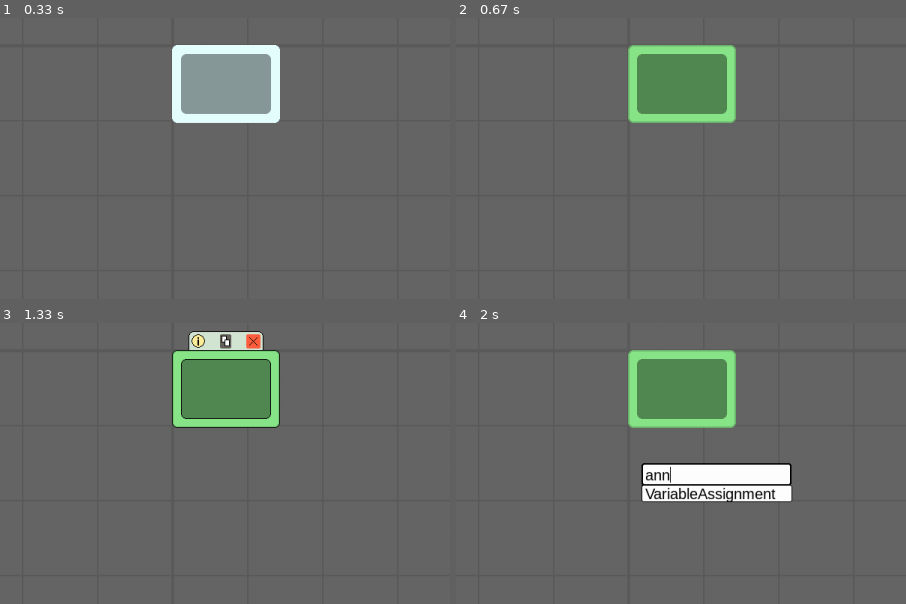
Above: before the commit, frames 1-4 (two rows, left to right).
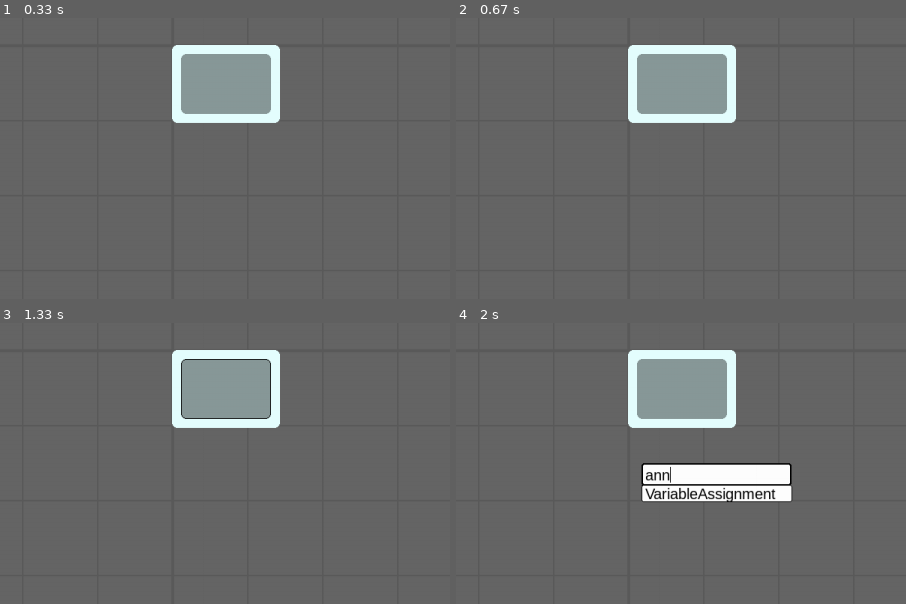
Above: after the commit, the same moments.

Repository: BendayLang/Benday-python
Game: pygame game, started from main.py
The game is run twice, just before and just after one commit, with the same random seed, the same clock (stepped at 60 frames per second) and the same inputs.
Inputs (mouse positions are % of the whole screen's width and height, from its top left):
- Up to frame 1 (0.33 s): no input
- Up to frame 2 (0.67 s): click "CLEAR" at 0.38 s
- Up to frame 3 (1.33 s): tap 0 at 0.67 s; click (51, 57) at 1.05 s
- Up to frame 4 (2 s): right-click (60, 72) at 1.38 s; type "ann" at 1.67 s
The pictures show only the part of the screen within x 31-81%, y 45-95%; the shares and areas given below are measured in that part.

Frame 1 is identical in both runs. In frame 2, 6.7% of the frame differs, in the area x 38-63%, y 9-38%; in frame 3, 7.5%, in the area x 38-63%, y 2-38%; in frame 4, 6.7%.

Commit message:
Implémentation du bouton 'copy'

Diff:
--- a/AST.py
+++ b/AST.py
@@ -21,3 +21,9 @@
 	def __repr__(self):
 		data = f"'{self.data}'" if type(self.data) is str else self.data
 		return f"ASTNode(type=ASTNodeType.{self.type.name}, data={data})"
+
+
+@dataclass(slots=True)
+class ASTNodeVariableAssignment:
+	name: str
+	value: ASTNode
--- a/BendayApp.py
+++ b/BendayApp.py
@@ -1,4 +1,5 @@
 from pygame import Vector2 as Vec2, draw
+from copy import deepcopy
 
 from AST import ASTNode, ASTNodeType
 from Blocs.MotherBloc import MotherBloc
@@ -26,8 +27,7 @@
          VariableReturnBloc,
          PrintBloc]
 
-BLOCS_NAMES = [bloc.__name__.split("Bloc")[0]
-               for bloc in BLOCS]
+BLOCS_NAMES = [bloc.__name__.split("Bloc")[0] for bloc in BLOCS]
 
 BLOC_CHOICE_SIZE: Vec2 = Vec2(200, 30)
 ROLLING_LIST_HEIGHT: int = 120
@@ -70,7 +70,7 @@
 
 	def reset(self):
 		"""Vide la scène de tous les blocs."""
-		self.blocs = [(Vec2(0, 0), SequenceBloc())]
+		self.blocs = [(Vec2(0, 0), MotherBloc())]
 		self.selected_bloc = None
 		self.text_box = None
 		self.text_box_bloc = None
@@ -222,6 +222,12 @@
 				self.info_timer = INFO_TIME
 				self.changed = True
 
+			case HoveredOn.COPY_BT:
+				hovered_bloc = bloc.get_bloc(hierarchy)
+				self.selected_bloc = position + bloc.get_position(hierarchy), deepcopy(hovered_bloc)
+				hovered_bloc.hovered_on = HoveredOn.NONE, None
+				self.changed = True
+
 			case HoveredOn.CROSS_BT:
 				container = bloc.get_container(hierarchy)
 
@@ -245,8 +251,8 @@
 
 				self.rolling_list = RollingList(
 				  self.camera.world2screen(
-				    position + bloc.get_position(hierarchy) +
-				    hovered_bloc.slot_position(hovered_on[1]) + Vec2(0, self.text_box.size.y)),
+					position + bloc.get_position(hierarchy) +
+					hovered_bloc.slot_position(hovered_on[1]) + Vec2(0, self.text_box.size.y)),
 				  ROLLING_LIST_HEIGHT, self.variables, corner_radius=3)
 
 			case HoveredOn.OTHER:
--- a/Blocs/ParentBloc.py
+++ b/Blocs/ParentBloc.py
@@ -1,4 +1,4 @@
-from dataclasses import dataclass
+from dataclasses import dataclass, fields
 from typing import Any
 from pygame import Color, Surface, Vector2 as Vec2
 
--- a/Blocs/VariableAssignmentBloc.py
+++ b/Blocs/VariableAssignmentBloc.py
@@ -1,7 +1,7 @@
 from dataclasses import dataclass
 from pygame import Color, Surface, Vector2 as Vec2
 
-from AST import ASTNode, ASTNodeType
+from AST import ASTNode, ASTNodeType, ASTNodeVariableAssignment
 from Constantes import FONT_20, INNER_MARGIN, MARGIN
 from Blocs.ParentBloc import ParentBloc
 from MyPygameLibrary.Camera import Camera
@@ -17,12 +17,6 @@
 
 
 @dataclass(slots=True)
-class ASTNodeVariableAssignment:
-	name: str
-	value: ASTNode
-
-
-@dataclass
 class VariableAssignmentBloc(ParentBloc):
 	"""Bloc d’assignation de variable - la variable nommée sur le côté gauche du bloc
 	prend la valeur de ce que contient le côté droit."""
@@ -34,7 +28,7 @@
 		  change_color(COLOR, s_fonc=lambda s: s * .1, v_fonc=lambda _: 1),
 		  change_color(COLOR, s_fonc=lambda s: s * .4),
 		  fixed_size=False, default_text="none", text_size=18, corner_radius=2, border=0)
-		super().__init__(COLOR, 1, 0, ["name_box"])
+		super(VariableAssignmentBloc, self).__init__(COLOR, 1, 0, ["name_box"])
 
 	def __repr__(self):
 		name_text = self.name_box.text if self.name_box.text else "-"
--- a/MyPygameLibrary/UI_elements.py
+++ b/MyPygameLibrary/UI_elements.py
@@ -1,5 +1,6 @@
 """Ce programme python contient des éléments d’interface utilisateur."""
 from colorsys import rgb_to_hsv, hsv_to_rgb
+from copy import copy
 from dataclasses import dataclass, field
 
 from pygame import SRCALPHA, Surface, Vector2 as Vec2, Color, Rect, draw, transform
@@ -369,6 +370,9 @@
 
 	def __repr__(self):
 		return f"TextBox({self.text})"
+
+	def __deepcopy__(self, memodict=None):
+		return copy(self)
 
 	def update(self, delta: int, inputs: Inputs, camera: Camera | None = None):
 		"""Met à jour la boîte de texte."""
